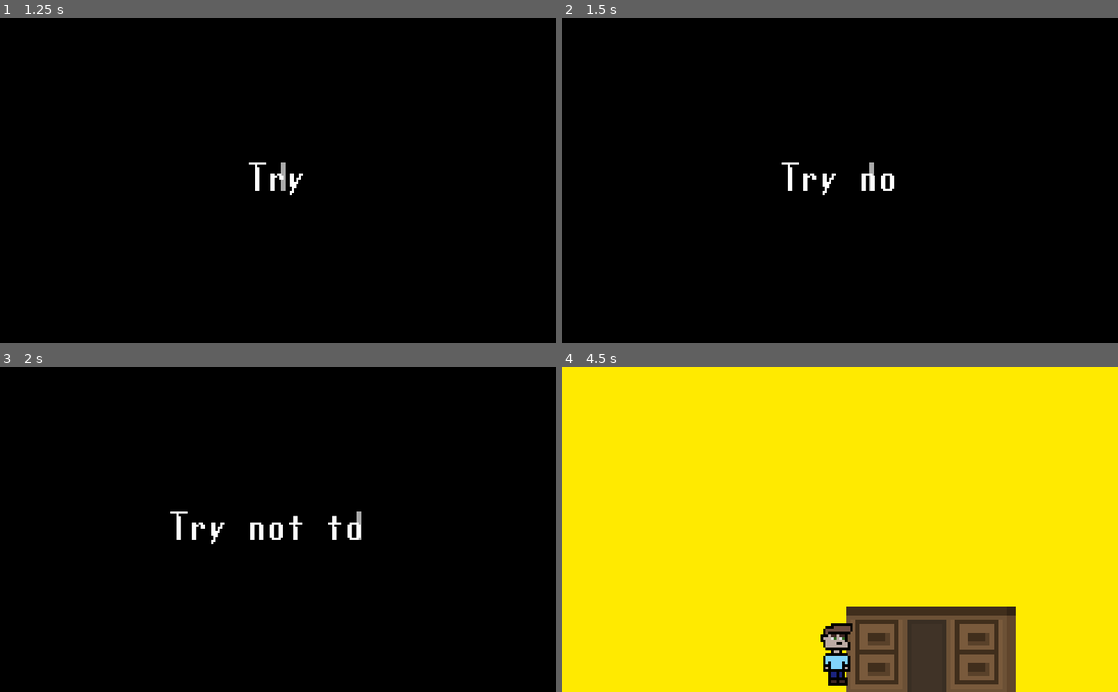
Above: before the commit, frames 1-4 (two rows, left to right).
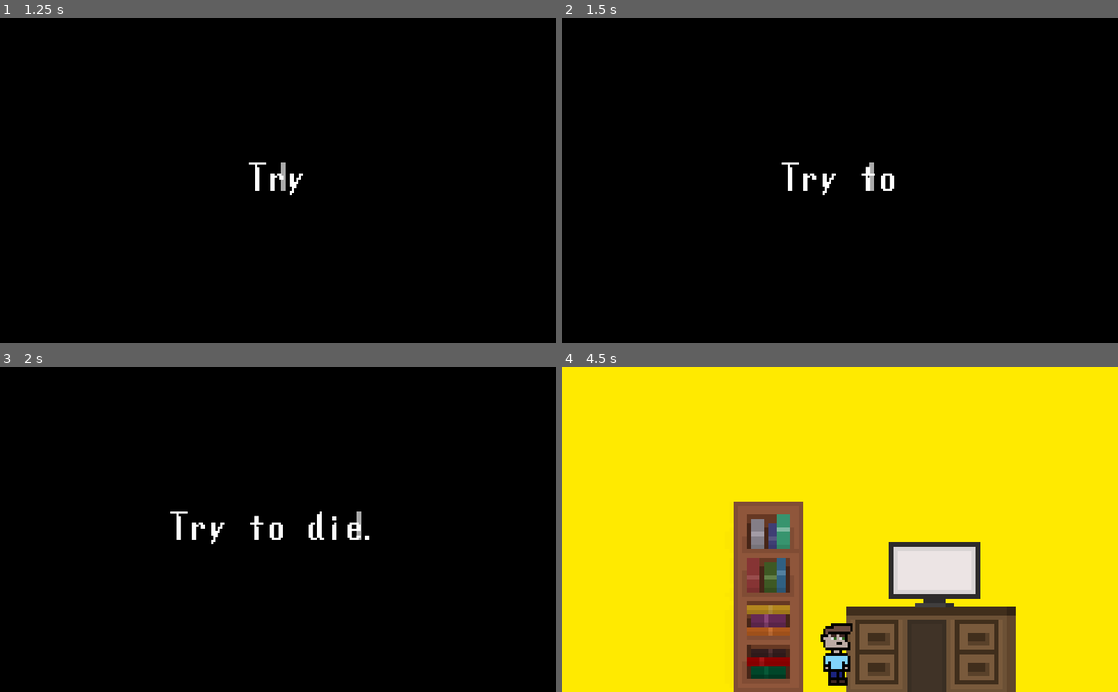
Above: after the commit, the same moments.

Repository: lajollagamesclub/week-115
Game: Godot game, scene res://TitleScreen.tscn
Two runs of this game, one before a commit and one after it. Both use one fixed random seed, a clock stepped at 60 frames per second and the inputs below. The engine's default icon, where the game draws it, is replaced by a stand-in: a white triangle on a blue panel in a dark square.
Inputs:
- Up to frame 1 (1.25 s): tap Enter at 0.5 s; hold D (g_right) from 0.53 s (still down)
- Up to frame 2 (1.5 s): release D (g_right) at 1.28 s; hold S (g_down) from 1.28 s (still down)
- Up to frame 3 (2 s): keep holding S (g_down)
- Up to frame 4 (4.5 s): release S (g_down) at 2.03 s; hold D (g_right) 2.03-2.78 s; hold W (g_up) 2.78-3.53 s; hold A (g_left) 3.53-4.25 s; click "Start" at 4.25 s

Frame 1 is identical in both runs. In frame 2, 0.1% of the frame differs, in the area x 53-57%, y 45-54%; in frame 3, 0.4%; in frame 4, 10%, in the area x 30-76%, y 41-100%.

Commit message:
Fix title and add decorative items

Diff:
--- a/src/Main.tscn
+++ b/src/Main.tscn
@@ -1,11 +1,13 @@
-[gd_scene load_steps=8 format=2]
+[gd_scene load_steps=10 format=2]
 
 [ext_resource path="res://Boundary.tscn" type="PackedScene" id=1]
 [ext_resource path="res://ShortBoundary.tscn" type="PackedScene" id=2]
 [ext_resource path="res://desk.png" type="Texture" id=3]
-[ext_resource path="res://YoungPlayer.tscn" type="PackedScene" id=4]
-[ext_resource path="res://MegalovaniaStarter.tscn" type="PackedScene" id=5]
-[ext_resource path="res://BonkFlash.gd" type="Script" id=6]
+[ext_resource path="res://bookshelf.png" type="Texture" id=4]
+[ext_resource path="res://monitor.png" type="Texture" id=5]
+[ext_resource path="res://YoungPlayer.tscn" type="PackedScene" id=6]
+[ext_resource path="res://MegalovaniaStarter.tscn" type="PackedScene" id=7]
+[ext_resource path="res://BonkFlash.gd" type="Script" id=8]
 
 [sub_resource type="SegmentShape2D" id=1]
 a = Vector2( -160, -97 )
@@ -41,23 +43,33 @@
 
 [node name="World" type="Node2D" parent="."]
 
-[node name="StaticBody2D" type="StaticBody2D" parent="World"]
+[node name="Desk" type="StaticBody2D" parent="World"]
 position = Vector2( 683.527, 539.817 )
 collision_layer = 2
 collision_mask = 2
 
-[node name="DeskSprite" type="Sprite" parent="World/StaticBody2D"]
+[node name="DeskSprite" type="Sprite" parent="World/Desk"]
 position = Vector2( 0, -33.4033 )
 scale = Vector2( 8, 8 )
 texture = ExtResource( 3 )
 
-[node name="CollisionShape2D" type="CollisionShape2D" parent="World/StaticBody2D"]
+[node name="CollisionShape2D" type="CollisionShape2D" parent="World/Desk"]
 shape = SubResource( 1 )
 
-[node name="YoungPlayer" parent="." instance=ExtResource( 4 )]
+[node name="Bookshelf" type="Sprite" parent="World"]
+position = Vector2( 372.066, 408.223 )
+scale = Vector2( 8, 8 )
+texture = ExtResource( 4 )
+
+[node name="monitor" type="Sprite" parent="World"]
+position = Vector2( 674.094, 387.678 )
+scale = Vector2( 8, 8 )
+texture = ExtResource( 5 )
+
+[node name="YoungPlayer" parent="." instance=ExtResource( 6 )]
 position = Vector2( 504.559, 523.848 )
 
-[node name="MegalovaniaStarter" parent="." instance=ExtResource( 5 )]
+[node name="MegalovaniaStarter" parent="." instance=ExtResource( 7 )]
 
 [node name="UI" type="CanvasLayer" parent="."]
 
--- a/src/TitleScreen.tscn
+++ b/src/TitleScreen.tscn
@@ -66,18 +66,17 @@
 script = ExtResource( 3 )
 
 [node name="CenterContainer" type="CenterContainer" parent="UI"]
-editor/display_folded = true
 anchor_right = 1.0
 anchor_bottom = 1.0
 margin_bottom = -300.0
 
 [node name="TypingLabel" parent="UI/CenterContainer" instance=ExtResource( 4 )]
-margin_left = 260.0
+margin_left = 242.0
 margin_top = 118.0
-margin_right = 764.0
+margin_right = 782.0
 margin_bottom = 182.0
 custom_fonts/font = ExtResource( 5 )
-text = "Try not to die"
+text = "Try to die...:)"
 
 [node name="TypingCursor" parent="UI/CenterContainer/TypingLabel" index="1"]
 custom_fonts/font = ExtResource( 5 )
Not shown: 1 places in src/Main.tscn that only renumber resources
Binary file added: src/bookshelf.png
Not shown, added: src/bookshelf.png.import
Binary file added: src/monitor.png
Not shown, added: src/monitor.png.import
